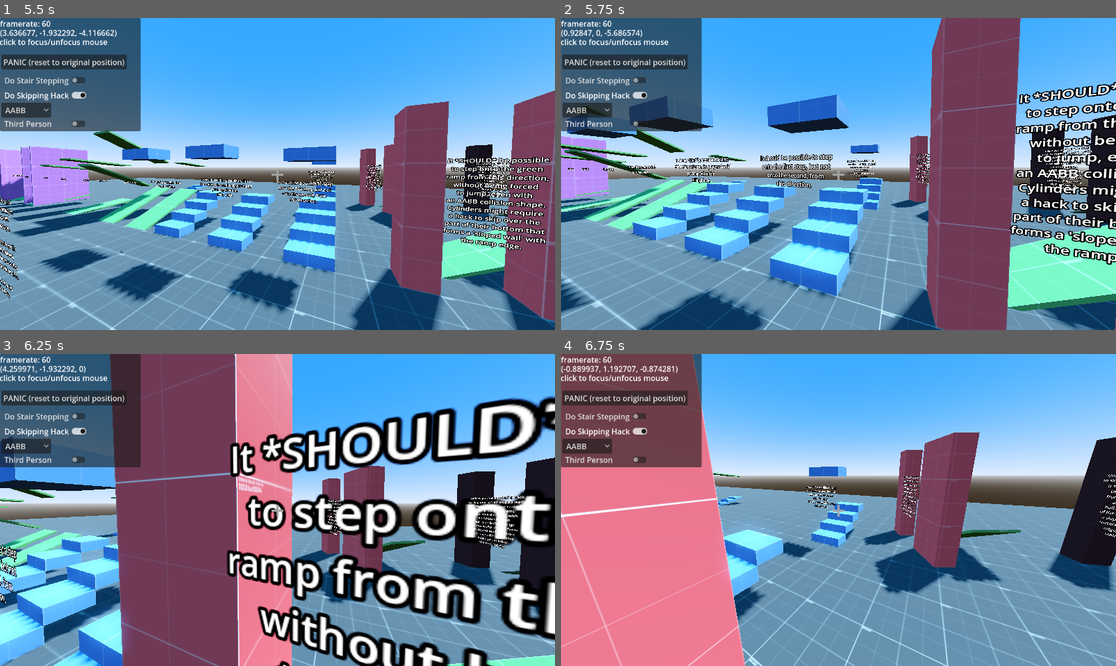
Above: before the commit, frames 1-4 (two rows, left to right).
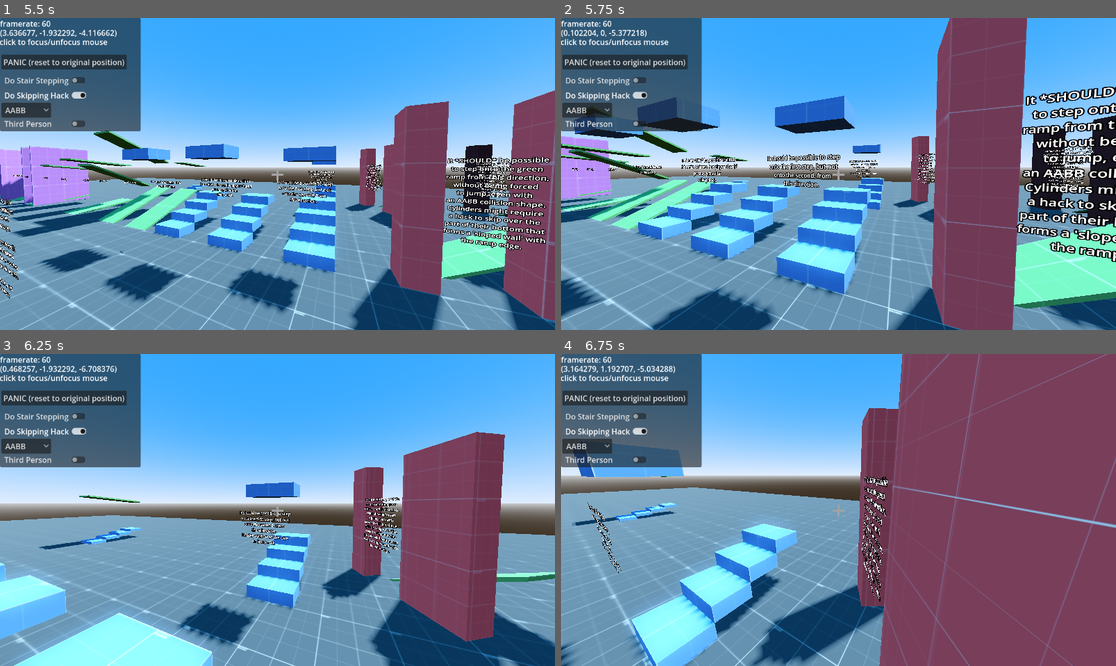
Above: after the commit, the same moments.

Repository: wareya/GodotStairTester
Game: Godot game, scene res://world.tscn
The game is run twice, just before and just after one commit, with the same random seed, the same clock (stepped at 60 frames per second) and the same inputs.
Inputs (mouse positions are in pixels of both pictures, inside the frame that each line leads up to):
- Up to frame 1 (5.5 s): click "Do Stair Stepping" at 0.5 s; click "Do Skipping Hack" at 1.25 s; click "AABB" at 2 s; click "Third Person" at 2.75 s; click "PANIC (reset to original posi…" at 3.5 s; tap Enter (ui_accept) at 4.25, 4.52, 5, 5.27 s; move the mouse to (399, 158) at 4.27 s; press the mouse at (399, 158) at 4.28 s; hold D (right) 4.28-5.03 s; move the mouse to (249, 174) at 5.02 s; release the mouse at (249, 174) at 5.03 s; hold W (forward) from 5.03 s (still down); right-click (249, 174) at 5.1 s
- Up to frame 2 (5.75 s): keep holding W (forward)
- Up to frame 3 (6.25 s): tap Enter (ui_accept) at 5.75 s; move the mouse to (333, 441) at 5.77 s; release W (forward) at 5.78 s; press the mouse at (333, 441) at 5.78 s; hold D (right) from 5.78 s (still down)
- Up to frame 4 (6.75 s): tap Enter (ui_accept) at 6.5 s; move the mouse to (832, 516) at 6.52 s; release D (right) at 6.53 s; release the mouse at (832, 516) at 6.53 s; hold W (forward) from 6.53 s (still down); right-click (832, 516) at 6.6 s

Frame 1 is identical in both runs. In frame 2, 18% of the frame differs, in the area x 0-100%, y 0-100%; in frame 3, 74%; in frame 4, 74%.

Commit message:
overhaul to how the horizontal trace works

Diff:
--- a/player/SimplePlayer.gd
+++ b/player/SimplePlayer.gd
@@ -1,4 +1,5 @@
 extends CharacterBody3D
+class_name SimplePlayer
 
 const mouse_sens = 0.022 * 3.0
 
@@ -15,6 +16,9 @@
 
 var wish_dir = Vector3()
 var friction = 6.0
+
+func _ready():
+    floor_constant_speed = true
 
 func _friction(_velocity : Vector3, delta : float) -> Vector3:
     _velocity *= pow(0.9, delta*60.0)
@@ -34,10 +38,13 @@
 
         var floor_velocity = Vector3(velocity.x, 0, velocity.z)
         var speed_in_wish_dir = floor_velocity.dot(wish_dir.normalized())
+        var speed = floor_velocity.length()
         if speed_in_wish_dir < actual_maxspeed:
             var add_limit = actual_maxspeed - speed_in_wish_dir
             var add_amount = min(add_limit, actual_accel*delta)
             velocity += wish_dir.normalized() * add_amount
+            if is_on_floor() and speed > actual_maxspeed:
+                velocity = velocity.normalized() * speed
 
 func handle_friction_and_accel(delta):
     handle_friction(delta)
@@ -52,26 +59,30 @@
 
 var started_process_on_floor = false
 
-func check_and_attempt_skipping_hack():
+func check_and_attempt_skipping_hack(distance : float, floor_normal : float):
     # try again with a certain minimum horizontal step distance if there was no wall collision and the wall trace was close
-    if do_skipping_hack and !found_stairs and started_process_on_floor and !wall_collision and (wall_test_travel * Vector3(1,0,1)).length() < skipping_hack_distance:
+    if !found_stairs and (wall_test_travel * Vector3(1,0,1)).length() < distance:
         # go back to where we were at the end of the ceiling collision test
         global_position = ceiling_position
         # calculate a new path for the wall test: horizontal only, length of our fallback distance
         var floor_velocity = Vector3(velocity.x, 0.0, velocity.z)
-        var factor = skipping_hack_distance / floor_velocity.length()
+        var factor = distance / floor_velocity.length()
 
         # step 2, skipping hack version
         wall_test_travel = floor_velocity * factor
-        wall_collision = move_and_collide(wall_test_travel, false, 0.0)
+        var info = move_and_collide_n_times(floor_velocity, factor, 2)
+        velocity = info[0]
+        wall_remainder = info[1]
+        wall_collision = info[2]
 
         # step 3, skipping hack version
         floor_collision = move_and_collide(Vector3.DOWN * (ceiling_travel_distance + (step_height if started_process_on_floor else 0.0)))
-        if floor_collision and floor_collision.get_collision_count() > 0 and acos(floor_collision.get_normal(0).y) < floor_max_angle:
+        if floor_collision and floor_collision.get_collision_count() > 0 and floor_collision.get_normal(0).y > floor_normal:
             found_stairs = true
 
 var found_stairs = false
 var wall_test_travel = Vector3()
+var wall_remainder = Vector3()
 var ceiling_position = Vector3()
 var ceiling_travel_distance = Vector3()
 var ceiling_collision : KinematicCollision3D = null
@@ -80,12 +91,33 @@
 
 var slide_snap_offset = Vector3()
 
+func move_and_collide_n_times(vector : Vector3, delta : float, slide_count : int, skip_reject_if_ceiling : bool = true):
+    var collision = null
+    var remainder = vector
+    var adjusted_vector = vector * delta
+    var _floor_normal = cos(floor_max_angle)
+    for _i in slide_count:
+        var new_collision = move_and_collide(adjusted_vector)
+        if new_collision:
+            collision = new_collision
+            remainder = collision.get_remainder()
+            adjusted_vector = remainder
+            if !skip_reject_if_ceiling or collision.get_normal().y >= -_floor_normal:
+                adjusted_vector = adjusted_vector.slide(collision.get_normal())
+                vector = vector.slide(collision.get_normal())
+        else:
+            remainder = Vector3()
+            break
+
+    return [vector, remainder, collision]
+
 func move_and_climb_stairs(delta : float, allow_stair_snapping : bool):
     var start_position = global_position
     var start_velocity = velocity
 
     found_stairs = false
     wall_test_travel = Vector3()
+    wall_remainder = Vector3()
     ceiling_position = Vector3()
     ceiling_travel_distance = Vector3()
     ceiling_collision = null
@@ -97,14 +129,13 @@
     var slide_velocity = velocity
     var slide_position = global_position
     var hit_wall = false
-    var _floor_normal = cos(floor_max_angle)
+    var floor_normal = cos(floor_max_angle)
     var max_slide = get_slide_collision_count()-1
-    var last_slide_end_pos = null
     var accumulated_position = start_position
     for slide in max_slide+1:
         var collision = get_slide_collision(slide)
         var y = collision.get_normal().y
-        if y < _floor_normal and y > -_floor_normal:
+        if y < floor_normal and y > -floor_normal:
             hit_wall = true
         accumulated_position += collision.get_travel()
     slide_snap_offset = accumulated_position - global_position
@@ -115,39 +146,38 @@
         velocity = start_velocity
         # step 1: upwards trace
         var up_height = probe_probable_step_height() # NOT NECESSARY. can just be step_height.
+
         ceiling_collision = move_and_collide(up_height * Vector3.UP)
         ceiling_travel_distance = step_height if not ceiling_collision else abs(ceiling_collision.get_travel().y)
         ceiling_position = global_position
         # step 2: "check if there's a wall" trace
         wall_test_travel = velocity * delta
-        wall_collision = move_and_collide(wall_test_travel)
+        var info = move_and_collide_n_times(velocity, delta, 2)
+        velocity = info[0]
+        wall_remainder = info[1]
+        wall_collision = info[2]
+
         # step 3: downwards trace
         floor_collision = move_and_collide(Vector3.DOWN * (ceiling_travel_distance + (step_height if started_process_on_floor else 0.0)))
-        if floor_collision and floor_collision.get_collision_count() > 0 and acos(floor_collision.get_normal(0).y) < floor_max_angle:
-            found_stairs = true
-
-        # NOTE: NOT NECESSARY
-        # skip over small sloped walls if we failed to find a stair and the skipping hack is enabled
-        check_and_attempt_skipping_hack()
+        if floor_collision:
+            if floor_collision.get_normal(0).y > floor_normal:
+                found_stairs = true
+            # NOTE: NOT NECESSARY
+            # try to skip over small sloped walls if we failed to find a stair and the skipping hack is enabled
+            if floor_collision.get_normal(0).y < floor_normal:
+                check_and_attempt_skipping_hack(0.01, floor_normal)
+            if floor_collision.get_normal(0).y < floor_normal and do_skipping_hack:
+                check_and_attempt_skipping_hack(skipping_hack_distance, floor_normal)
 
     # (this section is more complex than it needs to be, because of move_and_slide taking velocity and delta for granted)
     # if we found stairs, climb up them
     if found_stairs:
         if allow_stair_snapping and stairs_cause_floor_snap:
             velocity.y = 0.0
-        # try to apply the remaining travel distance if we hit a wall
-        if wall_collision and wall_collision.get_remainder() != Vector3():
-            var oldvel = velocity
-            var normal = wall_collision.get_normal()
-            velocity = wall_collision.get_remainder() / delta
-            move_and_slide()
-            velocity = oldvel
-        # even if we didn't hit a wall, we still need to use move_and_slide to make is_on_floor() work properly
-        else:
-            var old_vel = velocity
-            velocity = Vector3()
-            move_and_slide()
-            velocity = old_vel
+        var oldvel = velocity
+        velocity = wall_remainder / delta
+        move_and_slide()
+        velocity = oldvel
     # no stairs, do "normal" non-stairs movement
     else:
         global_position = slide_position
@@ -237,7 +267,7 @@
     var start_position = global_position
 
     # CHANGE ME: replace this with your own movement-and-stair-climbing code
-    var found_stairs = move_and_climb_stairs(delta, allow_stair_snapping)
+    move_and_climb_stairs(delta, allow_stair_snapping)
 
     if not is_on_floor():
         velocity.y -= gravity * delta * 0.5
@@ -270,7 +300,7 @@
             Input.mouse_mode = Input.MOUSE_MODE_VISIBLE
 
 @export var third_person = false
-@export var camera_smoothing_meters_per_sec = 5.0
+@export var camera_smoothing_meters_per_sec = 3.0
 # used to smooth out the camera when climbing stairs
 var camera_offset_y = 0.0
 func handle_camera_adjustment(start_position, delta):
@@ -320,8 +350,8 @@
 
     return mesh
 
-@onready var _collision_debug_mesh = make_debug_mesh(Color(1.0, 0.75, 0.5, 0.5))
-@onready var _collision_debug_mesh_unwalkable = make_debug_mesh(Color(1.0, 0.0, 0.0, 0.5))
+@onready var _collision_debug_mesh = SimplePlayer.make_debug_mesh(Color(1.0, 0.75, 0.5, 0.5))
+@onready var _collision_debug_mesh_unwalkable = SimplePlayer.make_debug_mesh(Color(1.0, 0.0, 0.0, 0.5))
 
 class Visualizer extends MeshInstance3D:
     var life = 5.0
@@ -345,13 +375,16 @@
     var collision = floor_collision if floor_collision else wall_collision
     if collision:
         var normal = collision.get_normal(0)
-        if normal.y > 0.1 and normal.y < 0.999:
-            var visualizer = Visualizer.new()
+        if true:#normal.y > 0.1 and normal.y < 0.999:
+            var visualizer = Visualizer.new() as Visualizer
             if acos(normal.y) < floor_max_angle:
                 visualizer.mesh = _collision_debug_mesh
             else:
                 visualizer.mesh = _collision_debug_mesh_unwalkable
             get_tree().current_scene.add_child(visualizer)
-            visualizer.look_at_from_position(Vector3(), normal)
+            if normal.abs().dot(Vector3.UP) != 1.0:
+                visualizer.look_at_from_position(Vector3(), normal)
+            else:
+                visualizer.look_at_from_position(Vector3(), normal, Vector3.RIGHT)
             visualizer.global_position = collision.get_position(0)
             visualizer.global_position += normal*0.01
